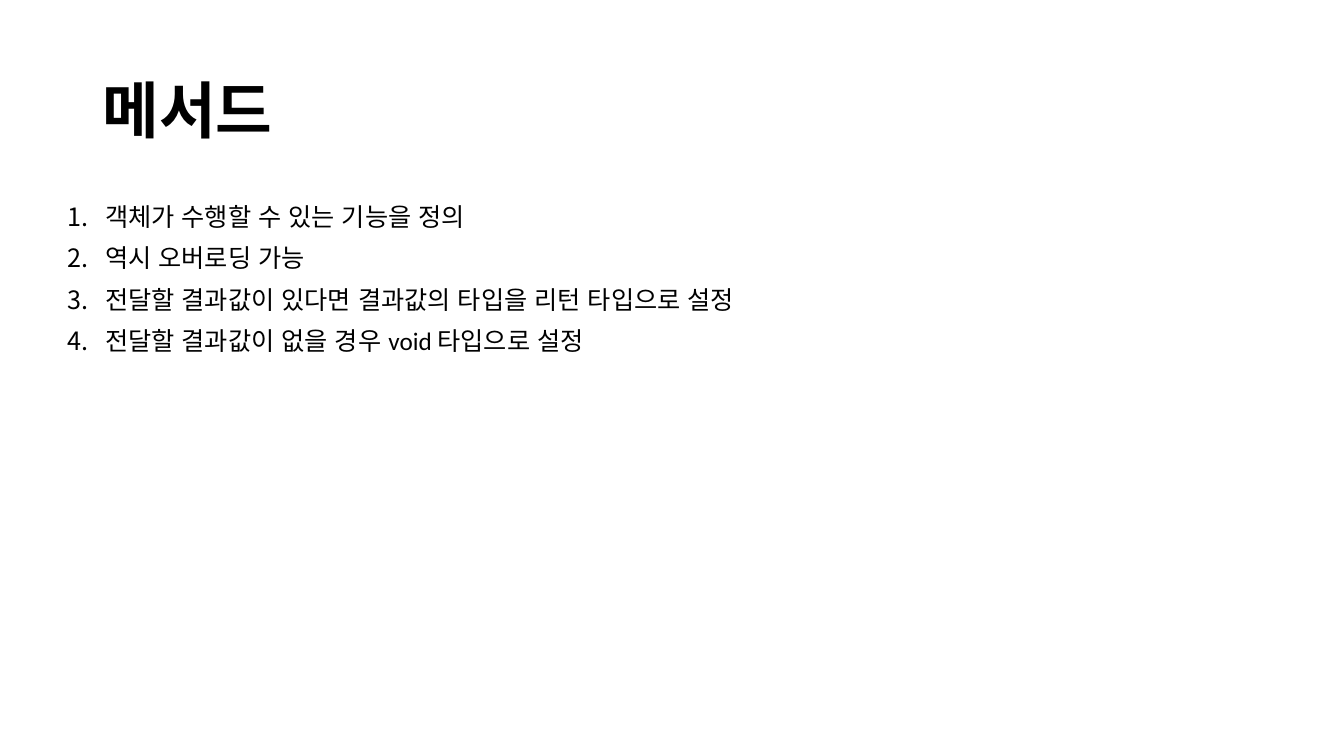
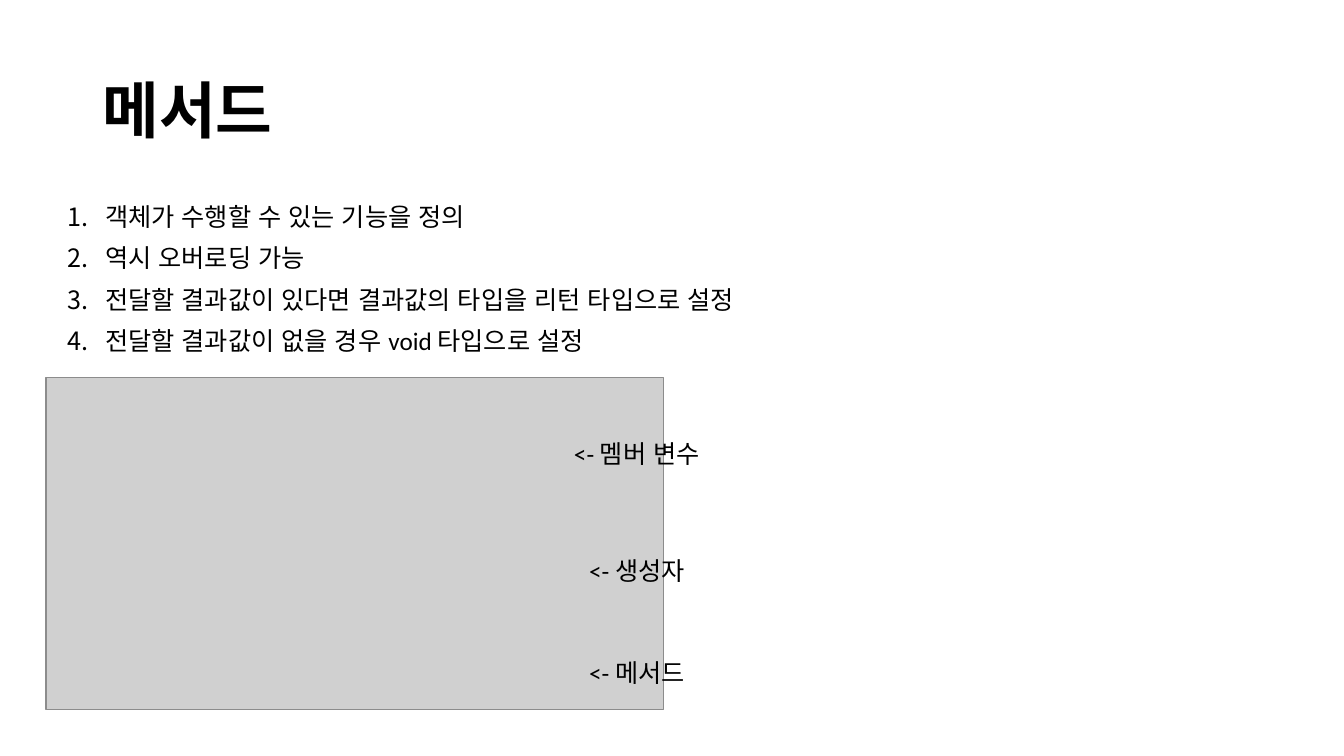
Before and after one commit to junguksim/NL_Java_Study, a slide deck: slide 12 of resources/NL Java 스터디 1회차.pptx (slide 11 before the commit). Drawn at 1344x756 pixels with LibreOffice and Linux fonts; fonts in the diff are those of the drawing; grey boxes stand for pictures. Boxes give left, top, right and bottom in pixels: in the first picture for what was removed or moved away, otherwise in the second. Text is boxed around its words. In the diff, an @@ line names an element or a change of style, - is before the commit and + after.

```diff
--- a/resources/NL Java 스터디 1회차.pptx
+++ b/resources/NL Java 스터디 1회차.pptx
@@ picture added at box(46, 378, 664, 710) @@
@@ text added at box(600, 438, 699, 470), 18 pt, text #000000 @@
+<- 멤버 변수
@@ text added at box(615, 555, 685, 587), 18 pt, text #000000 @@
+<- 생성자
@@ text added at box(615, 657, 685, 689), 18 pt, text #000000 @@
+<- 메서드
```
Also in this commit, not shown: 2 other slides changed, 4 slides added, 9 other files.
